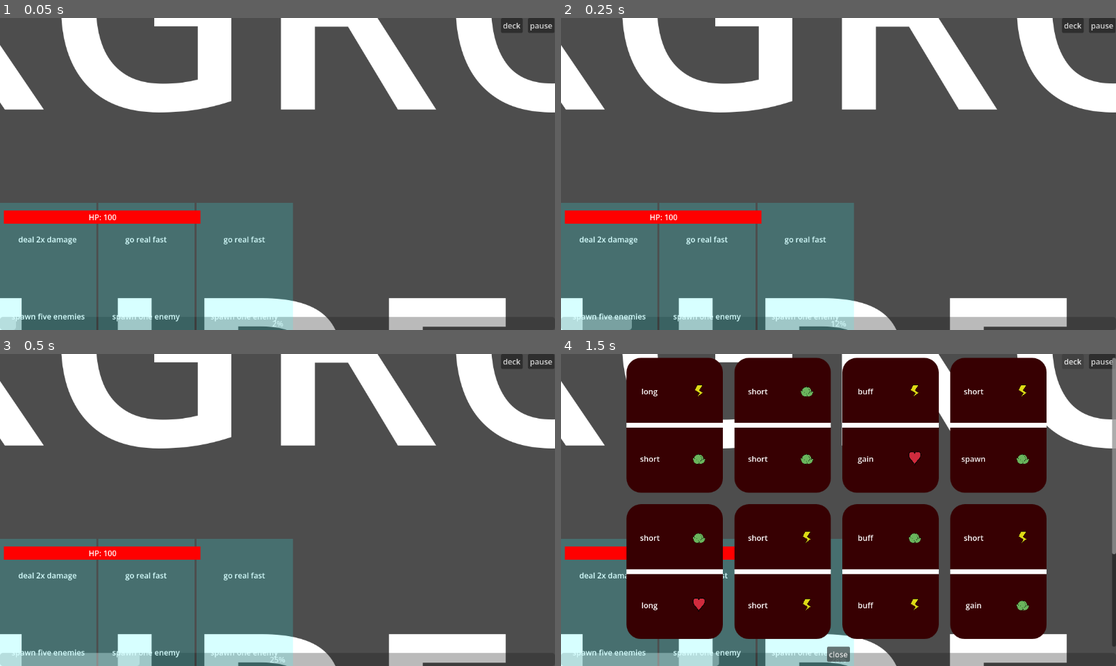
Above: before the commit, frames 1-4 (two rows, left to right).
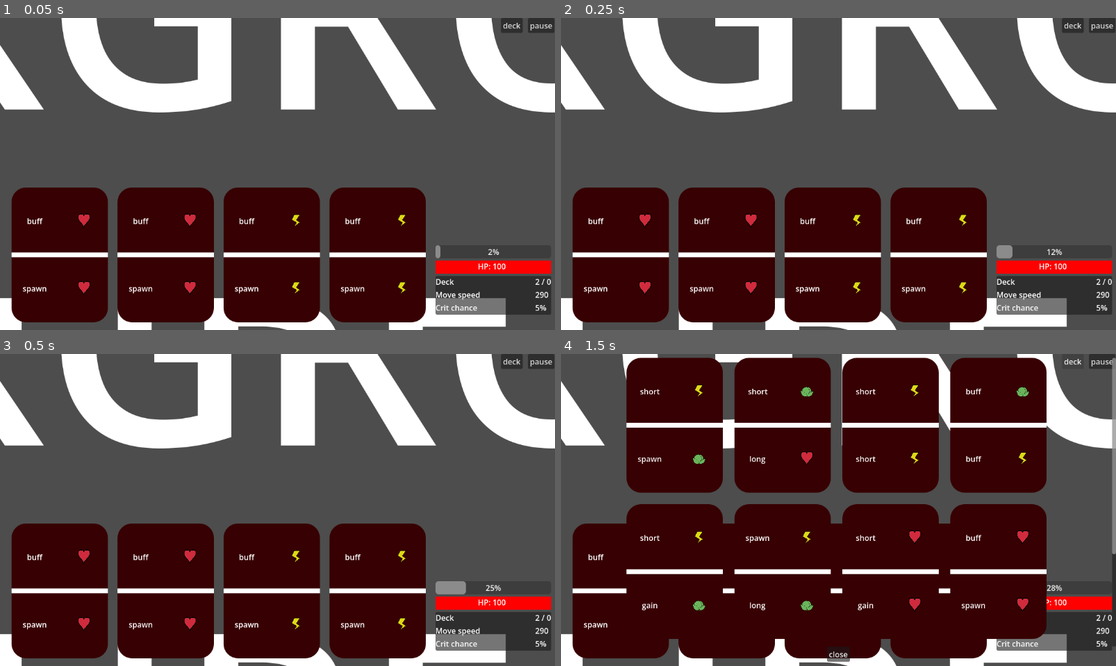
Above: after the commit, the same moments.

Repository: Lobbsterwaffles/Brocci
Game: Godot game, scene res://rootly.tscn
Two runs of this game, one before a commit and one after it. Both use one fixed random seed, a clock stepped at 60 frames per second and the inputs below.
Inputs:
- Up to frame 1 (0.05 s): no input
- Up to frame 2 (0.25 s): no input
- Up to frame 3 (0.5 s): no input
- Up to frame 4 (1.5 s): click "deck" at 0.5 s; tap Enter at 1.25 s; tap A (a) at 1.35 s

The runs differ from the first frame. In frame 1, 37% of the frame differs, in the area x 0-100%, y 54-100%; in frame 2, 37%; in frame 3, 37%; in frame 4, 17%.
Error before the commit: Invalid call. Nonexistent function 'textcard' in base 'Node (library.gd)'. (res://drafting.gd:40)
Error after the commit: Invalid call. Nonexistent function 'populate' in base 'Control (deck_view.gd)'. (res://rootly.gd:199)

Commit message:
library3

Diff:
--- a/drafting.gd
+++ b/drafting.gd
@@ -38,9 +38,9 @@
 
 func _ready():
 	cards = [
-		Library.textcard("A1", "B1", "C1", "D1"),
 		Library.random_card(),
-		Library.textcard("A3", "B3", "C3", "D3")
+		Library.random_card(),
+		Library.random_card(),
 	]
 
 	%grid.add_child(mkspacer(1))
--- a/hud.tscn
+++ b/hud.tscn
@@ -14,11 +14,11 @@
 
 [node name="ProgressBar" type="ProgressBar" parent="." unique_id=1286720724]
 layout_mode = 1
-anchors_preset = 12
-anchor_top = 1.0
-anchor_right = 1.0
-anchor_bottom = 1.0
-offset_top = -27.0
+anchors_preset = -1
+anchor_left = 0.7847222
+anchor_top = -0.29411766
+anchor_right = 0.9930556
+anchor_bottom = -0.09558824
 grow_horizontal = 2
 grow_vertical = 0
 metadata/_edit_use_anchors_ = true
@@ -26,12 +26,14 @@
 [node name="card_container" type="HBoxContainer" parent="." unique_id=371928176]
 layout_mode = 1
 anchors_preset = -1
-anchor_top = -0.5882353
-anchor_right = 1.0
-anchor_bottom = 0.76500005
+anchor_left = 0.020833334
+anchor_top = -1.1764706
+anchor_right = 0.7777778
+anchor_bottom = 0.8826471
 offset_bottom = -0.040008545
 grow_horizontal = 2
 grow_vertical = 2
+theme_override_constants/separation = 20
 metadata/_edit_use_anchors_ = true
 
 [node name="card_hero" type="VBoxContainer" parent="." unique_id=1818059824]
@@ -44,8 +46,6 @@
 offset_bottom = -0.055999756
 alignment = 1
 metadata/_edit_use_anchors_ = true
-
-[node name="Timer" type="Timer" parent="card_hero" unique_id=318591832]
 
 [node name="buff_bar" type="HBoxContainer" parent="." unique_id=129396347]
 layout_mode = 1
@@ -63,10 +63,10 @@
 [node name="health_bar" type="ProgressBar" parent="." unique_id=1300139619]
 layout_mode = 1
 anchors_preset = -1
-anchor_left = 0.0069444445
-anchor_top = -0.82400006
-anchor_right = 0.36094445
-anchor_bottom = -0.625
+anchor_left = 0.7847222
+anchor_top = -0.059294194
+anchor_right = 0.99288887
+anchor_bottom = 0.13970588
 offset_top = 0.06401062
 offset_right = 0.19198608
 theme_override_styles/fill = SubResource("StyleBoxFlat_n2snw")
@@ -77,10 +77,10 @@
 [node name="health_lbl" type="Label" parent="." unique_id=521148478]
 layout_mode = 1
 anchors_preset = -1
-anchor_left = 0.15988891
-anchor_top = -0.8088235
-anchor_right = 0.19488889
-anchor_bottom = -0.63929415
+anchor_left = 0.8612778
+anchor_top = -0.05882353
+anchor_right = 0.9171111
+anchor_bottom = 0.11070588
 offset_left = -0.1920166
 offset_right = -0.51200867
 offset_bottom = -0.055992126
@@ -107,3 +107,45 @@
 anchor_bottom = -3.5367646
 text = "deck"
 metadata/_edit_use_anchors_ = true
+
+[node name="PanelContainer" type="PanelContainer" parent="." unique_id=1948235415]
+layout_mode = 1
+anchors_preset = -1
+anchor_left = 0.7847222
+anchor_top = 0.1764706
+anchor_right = 0.9930556
+anchor_bottom = 0.7647059
+metadata/_edit_use_anchors_ = true
+
+[node name="GridContainer" type="GridContainer" parent="PanelContainer" unique_id=370635663]
+layout_mode = 2
+columns = 2
+
+[node name="Label" type="Label" parent="PanelContainer/GridContainer" unique_id=490739994]
+layout_mode = 2
+size_flags_horizontal = 3
+text = "Deck"
+
+[node name="lbl_deck" type="Label" parent="PanelContainer/GridContainer" unique_id=60099378]
+unique_name_in_owner = true
+layout_mode = 2
+text = "X/Y"
+
+[node name="Label3" type="Label" parent="PanelContainer/GridContainer" unique_id=204652363]
+layout_mode = 2
+size_flags_horizontal = 3
+text = "Move speed"
+
+[node name="lbl_ms" type="Label" parent="PanelContainer/GridContainer" unique_id=1722068646]
+unique_name_in_owner = true
+layout_mode = 2
+text = "XYZ"
+
+[node name="Label5" type="Label" parent="PanelContainer/GridContainer" unique_id=581750039]
+layout_mode = 2
+text = "Crit chance"
+
+[node name="lbl_crit" type="Label" parent="PanelContainer/GridContainer" unique_id=1454173259]
+unique_name_in_owner = true
+layout_mode = 2
+text = "XYZ"
--- a/library.gd
+++ b/library.gd
@@ -58,9 +58,14 @@
 			mscc(mksprite(color_image[bot_color])),
 		)
 
-var starting_deck = [
+var STARTING_DECK = [
 	Card.new(CardCategory.BUFF, CardColor.RED, CardCategory.SPAWN, CardColor.RED),
+	Card.new(CardCategory.BUFF, CardColor.RED, CardCategory.SPAWN, CardColor.RED),
+
 	Card.new(CardCategory.BUFF, CardColor.YELLOW, CardCategory.SPAWN, CardColor.YELLOW),
+	Card.new(CardCategory.BUFF, CardColor.YELLOW, CardCategory.SPAWN, CardColor.YELLOW),
+
+	Card.new(CardCategory.BUFF, CardColor.GREEN, CardCategory.SPAWN, CardColor.GREEN),
 	Card.new(CardCategory.BUFF, CardColor.GREEN, CardCategory.SPAWN, CardColor.GREEN)
 ]
 
--- a/player.gd
+++ b/player.gd
@@ -3,6 +3,7 @@
 @export var health_max = 100
 @export var speed = 290
 @export var dmg_mult = 1.0
+@export var crit = 0.05
 
 signal shoot()
 signal hit(dmg)
--- a/rootly.gd
+++ b/rootly.gd
@@ -10,8 +10,10 @@
 
 var ref_progress
 var ref_cc
-
-var cards = []
+var ref_lbl_deck
+var ref_lbl_ms
+var ref_lbl_crit
+var HAND_CARDS = 4
 
 var effect_good = [
 	["deal 2x damage", func (): buff_player_dmg(2, 10)],
@@ -28,31 +30,6 @@
 	["spawn other enemies", func (): spawn_enemy2(2)],
 
 ]
-
-var card_def = []
-
-func _init(n_pool = 10):
-	var good = []
-	var bad = []
-	while good.size() < n_pool:
-		good.append_array(effect_good)
-	while bad.size() < n_pool:
-		bad.append_array(effect_bad)
-	good.shuffle()
-	for i in n_pool:
-		card_def.append(mkcard("", good[i][0], bad[i][0], good[i][1], bad[i][1]))
-
-func mkcard(name, top, bot, ...effects):
-	var c = scn_card.instantiate()
-	c.get_node("name").text = name
-	c.get_node("toptext").text = top
-	c.get_node("bottext").text = bot
-	c.play.connect(
-		func ():
-			for e in effects:
-				e.call()
-	)
-	return c
 
 func spawn_enemy1(n): spawn_enemy_ring(n, scn_enemy)
 func spawn_enemy2(n): spawn_enemy_ring(n, scn_other_enemy)
@@ -64,16 +41,6 @@
 		var radius = 200 + 20 * randf()
 		e.position = %Player.position + radius * Vector2(cos(angle), sin(angle))
 		add_child(e)
-
-func draw_card(c):
-	cards.append(c)
-	ref_cc.add_child(c)
-
-func draw_hand(n = 3):
-	card_def.shuffle()
-	for i in n:
-		draw_card(card_def[i])
-
 
 class PoisonTrail:
 	var i = 0
@@ -96,16 +63,32 @@
 
 var ptrail
 
+var my_deck = []
+var my_hand = []
+var my_discard = []
+
+func draw1():
+	if my_deck.is_empty():
+		my_deck = my_discard
+		my_discard = []
+
+	var c = my_deck.pop_front()
+	my_hand.append(c)
+	ref_cc.add_child(c.as_node())
+
+
 func _ready():
 	process_mode = ProcessMode.PROCESS_MODE_DISABLED
 	%Player.shoot.connect(_on_player_shoot)
 	ref_progress = get_node("%ui/hud/ProgressBar")
 	ref_cc = get_node("%ui/hud/card_container")
-
-	draw_hand()
+	ref_lbl_deck = get_node("ui/hud/%lbl_deck")
+	ref_lbl_ms = get_node("ui/hud/%lbl_ms")
+	ref_lbl_crit = get_node("ui/hud/%lbl_crit")
+
 	process_mode = ProcessMode.PROCESS_MODE_INHERIT
 
-	get_node("%ui/hud/card_hero/Timer").timeout.connect(_on_hero_timeout)
+	$hero_timer.timeout.connect(_on_hero_timeout)
 
 	ptrail = PoisonTrail.new()
 
@@ -124,6 +107,11 @@
 	)
 	get_node("%ui/hud/deck_btn").pressed.connect(show_deckview)
 	get_node("%ui/deck_view/close_btn").pressed.connect(quit_deckview)
+
+	my_deck.append_array(Library.STARTING_DECK)
+	for i in HAND_CARDS:
+		draw1()
+
 	# begin_drafting()
 
 func player_poison():
@@ -143,22 +131,28 @@
 
 func play_cards():
 	ref_progress.value = 0
-	if cards.is_empty():
-		draw_hand()
+	if my_hand.is_empty():
+		for i in HAND_CARDS:
+			draw1()
 		return
 
-	var c = cards.pop_front()
-	c.reparent(get_node("ui/hud/card_hero"), false)
-	get_node("%ui/hud/card_hero/Timer").start(1)
-	c.play.emit()
+	var c = my_hand.pop_front()
+	var n = ref_cc.get_child(0)
+	n.reparent(get_node("ui/hud/card_hero"), false)
+	$hero_timer.start(1)
+	my_discard.append(c)
 
 func _on_hero_timeout():
 	var hero = get_node("%ui/hud/card_hero")
-	var hnc = hero.get_child_count()
-	if hnc > 1:
-		hero.remove_child(hero.get_child(-1))
+	var ch = hero.get_child(-1)
+	if ch:
+		ch.queue_free()
 
 func _process(delta):
+	ref_lbl_deck.text = "%d / %d" % [my_deck.size(), my_discard.size()]
+	ref_lbl_ms.text = "%d" % [%Player.speed]
+	ref_lbl_crit.text = "%d%%" % [(100 * %Player.crit) as int]
+
 	ref_progress.value += 50*delta
 	if ref_progress.value >= 100:
 		call_deferred("play_cards")
--- a/rootly.tscn
+++ b/rootly.tscn
@@ -41,3 +41,5 @@
 [node name="poison_timer" type="Timer" parent="." unique_id=548715606]
 
 [node name="bone_timer" type="Timer" parent="." unique_id=1870035271]
+
+[node name="hero_timer" type="Timer" parent="." unique_id=669095560]
